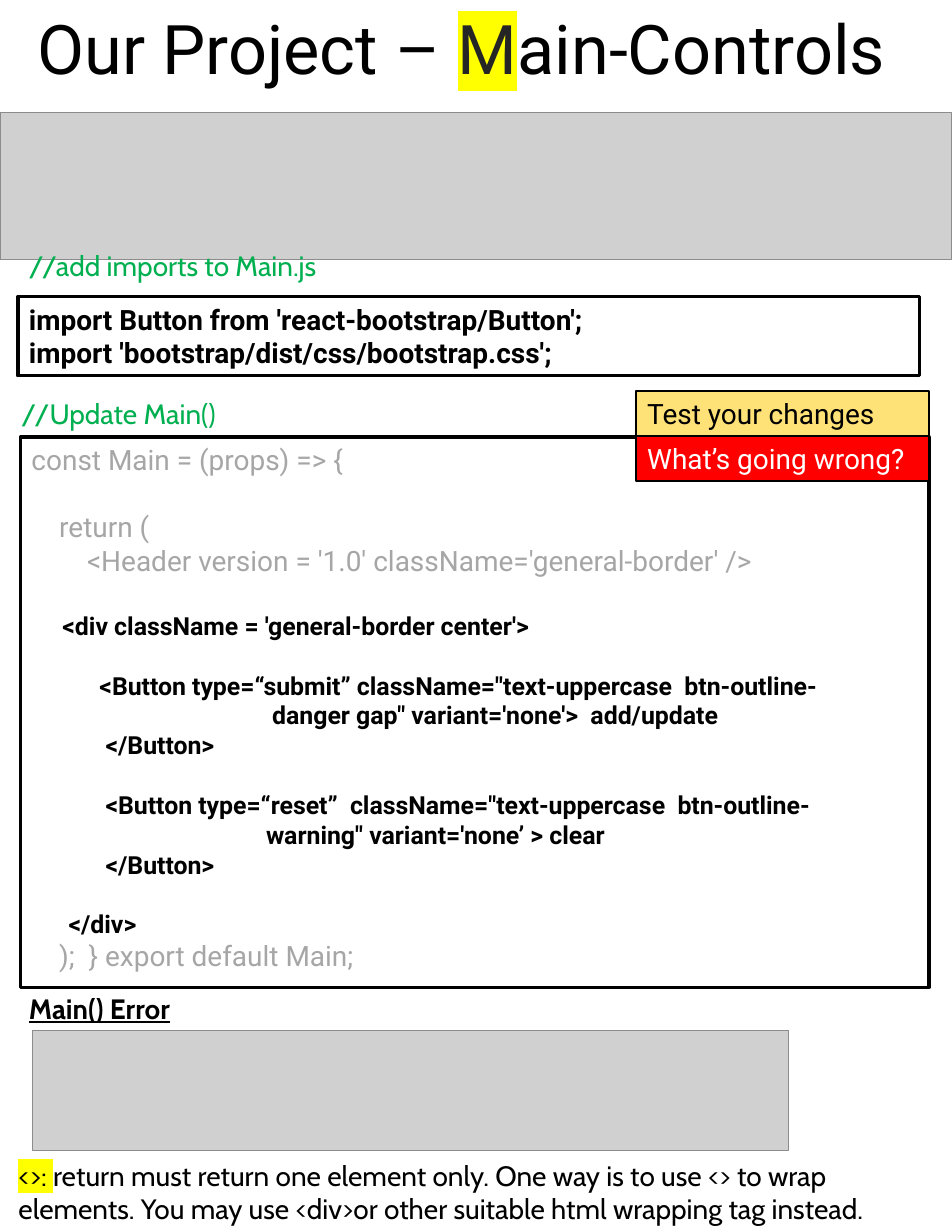
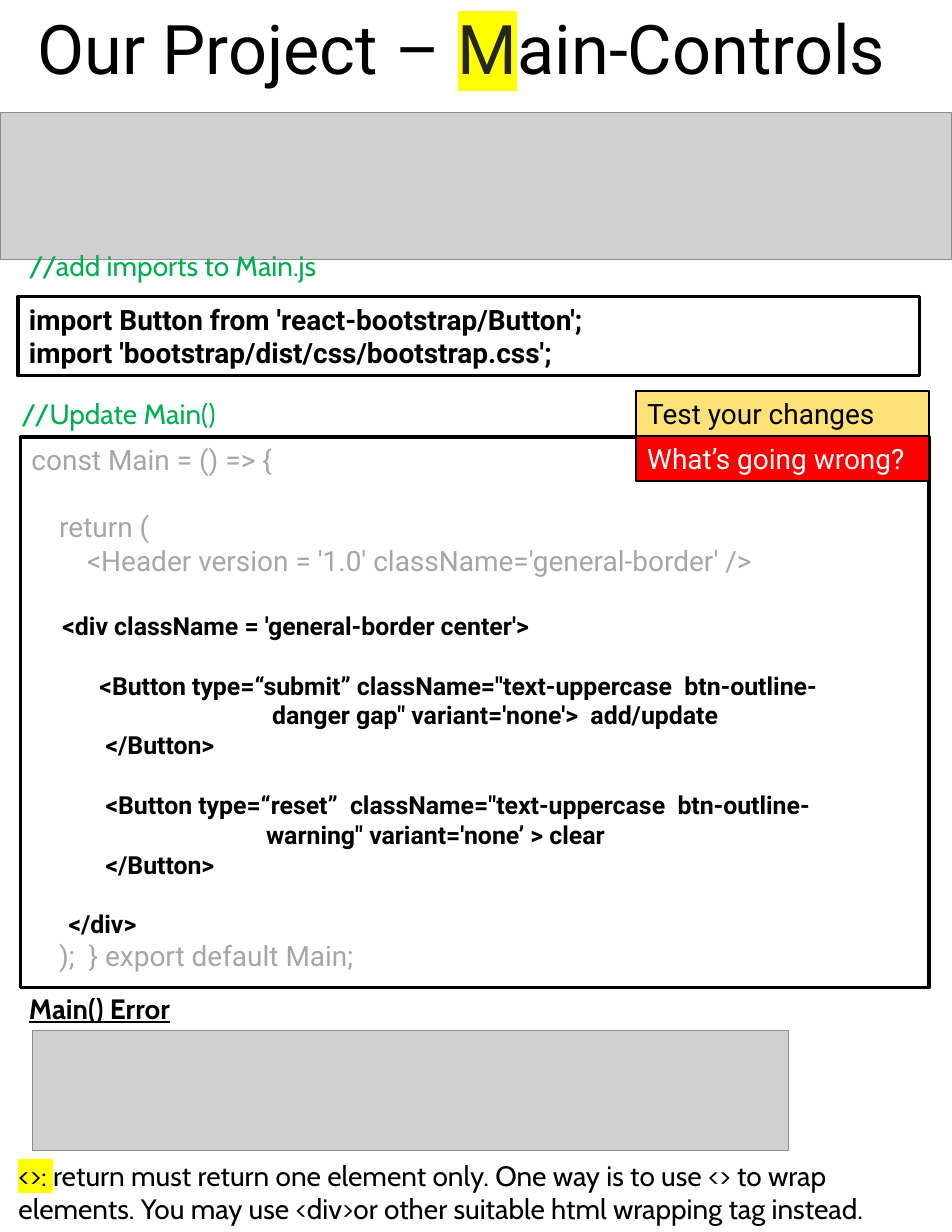
Before and after one commit to scorpion0511/mytracker, a slide deck: slide 32 of doc/React.pptx. Drawn at 952x1232 pixels with LibreOffice and Linux fonts; fonts in the diff are those of the drawing; grey boxes stand for pictures. Boxes give left, top, right and bottom in pixels: in the first picture for what was removed or moved away, otherwise in the second. Text is boxed around its words. In the diff, an @@ line names an element or a change of style, - is before the commit and + after.

```diff
--- a/doc/React.pptx
+++ b/doc/React.pptx
@@ text in rectangle at box(31, 450, 170, 470): text changed @@
-const Main = (props) => {
+const Main = () => {
```
Also in this commit, not shown: 6 other slides changed, 1 slide added, 1 slide removed, 1 other file.
